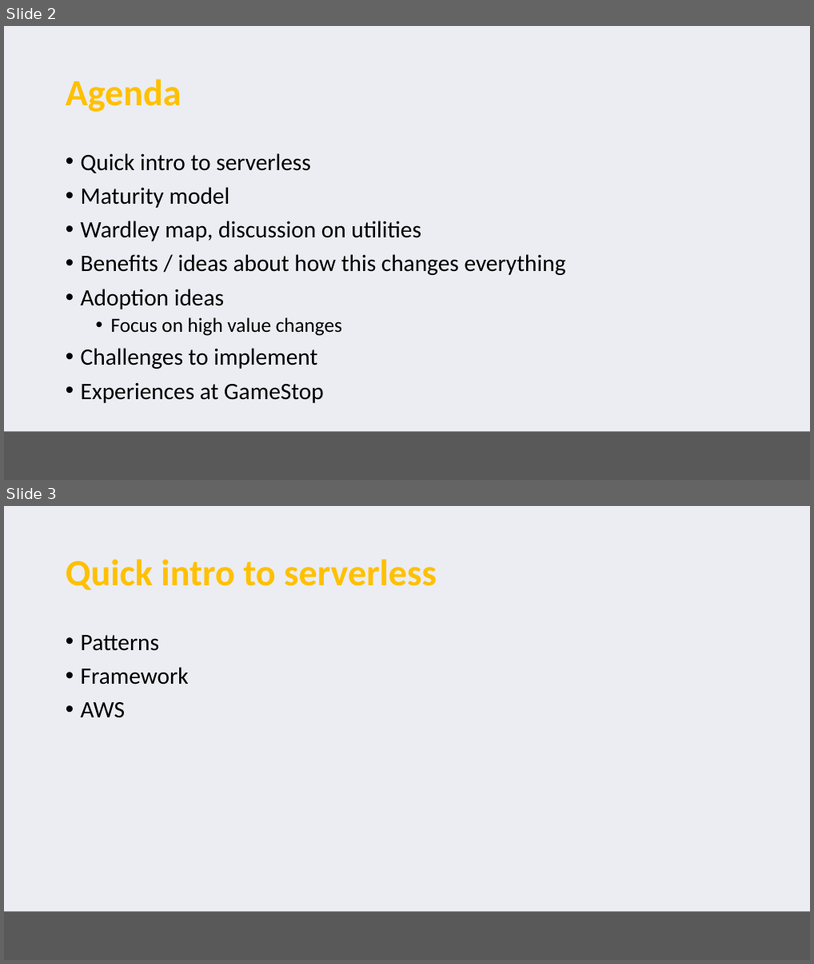
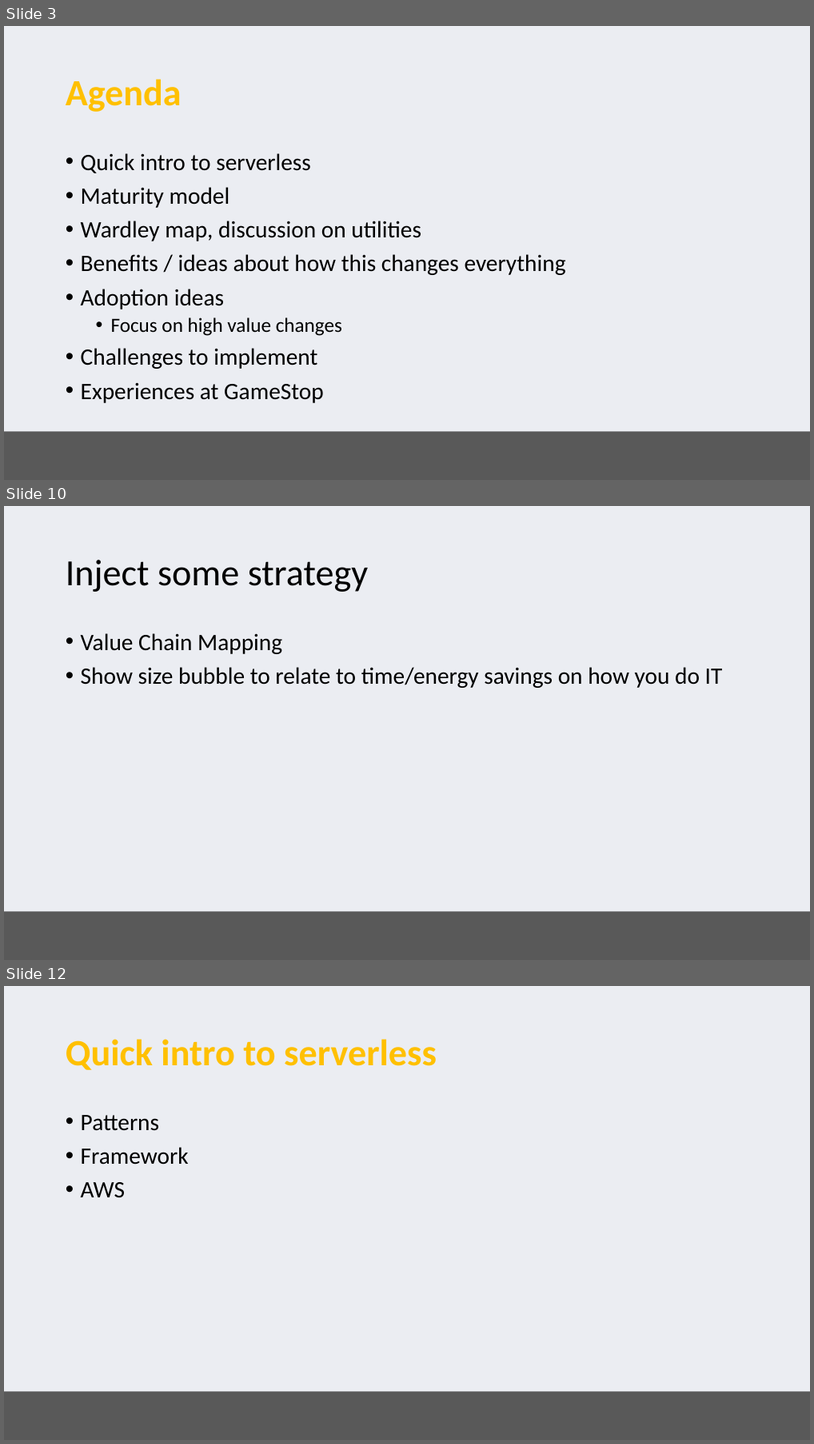
Before and after one commit to serverless-perspectives/pariveda-perspective, a slide deck: Serverless perspectives.pptx. Shown one above the other, each under a label of ours: slides 2 and 3 before the commit, slides 3, 10 and 12 after it; the slides between them are not shown. The pictures are 814x964 and 814x1444 pixels, drawn with LibreOffice and Linux fonts; fonts in the diff are those of the drawing; background and template pictures are left out. Boxes give left, top, right and bottom in pixels: in the first picture for what was removed or moved away, otherwise in the second. Text is boxed around its words. In the diff, an @@ line names an element or a change of style, - is before the commit and + after.

```diff
--- a/Serverless perspectives.pptx
+++ b/Serverless perspectives.pptx
@@ slide 10 added at (x1=4, y1=506, x2=810, y2=960), background #EBEDF2; not listed: 1 template element that a slide beside it also shows @@
@@ title added at (x1=66, y1=560, x2=368, y2=592), 44 pt, text #000000 @@
+Inject some strategy
@@ text added at (x1=81, y1=633, x2=723, y2=688), 28 pt, text #000000 @@
+• Value Chain Mapping
+• Show size bubble to relate to time/energy savings on how you do IT
@@ what was slide 2 is now slide 3 @@
@@ what was slide 3 is now slide 12 @@
```
Also in this commit, not shown: 8 other slides added.
